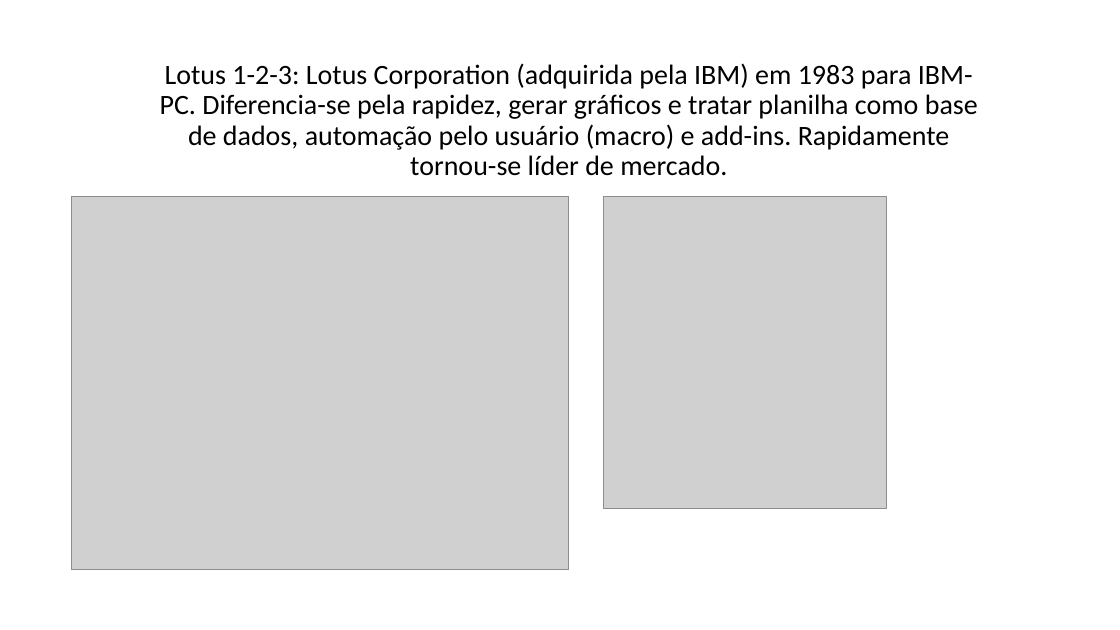
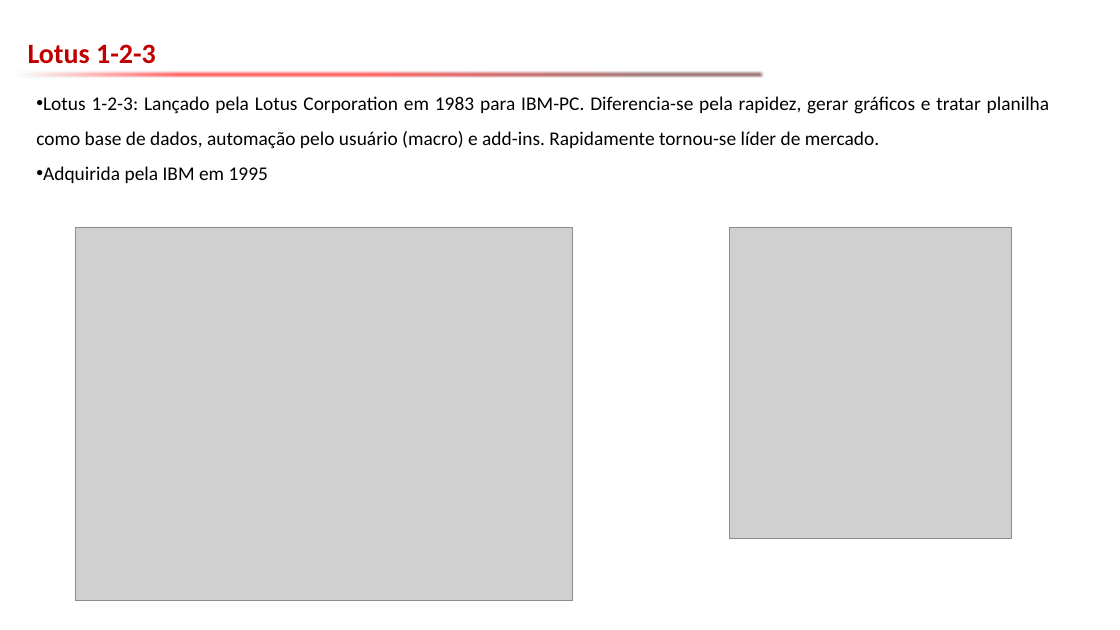
Before and after one commit to emerson-fenrir/Excel_Basico, a slide deck: slide 10 of Aula2.pptx (slide 5 before the commit). Drawn at 1120x630 pixels with LibreOffice and Linux fonts; fonts in the diff are those of the drawing; grey boxes stand for pictures; background and template pictures are left out. Boxes give left, top, right and bottom in pixels: in the first picture for what was removed or moved away, otherwise in the second. Text is boxed around its words. In the diff, an @@ line names an element or a change of style, - is before the commit and + after.

```diff
--- a/Aula2.pptx
+++ b/Aula2.pptx
@@ text added at (x1=28, y1=44, x2=156, y2=64), 24 pt, text #C00000, bold @@
+Lotus 1-2-3
@@ right arrow added at (x1=16, y1=68, x2=765, y2=81), fill gradient #F6FBFC to #FF0000 to #632523 @@
@@ subtitle at (x1=36, y1=96, x2=1050, y2=183): text changed; size 24 to 16.6 pt @@
-Lotus 1-2-3: Lotus Corporation (adquirida pela IBM) em 1983 para IBM-PC. Diferencia-se pela rapidez, gerar gráficos e tratar planilha como base de dados, automação pelo usuário (macro) e add-ins. Rapidamente tornou-se líder de mercado.
+• Lotus 1-2-3: Lançado pela Lotus Corporation em 1983 para IBM-PC. Diferencia-se pela rapidez, gerar gráficos e tratar planilha como base de dados, automação pelo usuário (macro) e add-ins. Rapidamente tornou-se líder de mercado.
+• Adquirida pela IBM em 1995
@@ picture moved from (x1=72, y1=197, x2=570, y2=570) to (x1=76, y1=228, x2=573, y2=601) @@
@@ picture moved from (x1=603, y1=197, x2=886, y2=508) to (x1=729, y1=228, x2=1012, y2=539) @@
```
Also in this commit, not shown: 32 other slides changed, 11 slides added, 3 slides removed, 2 other files.
